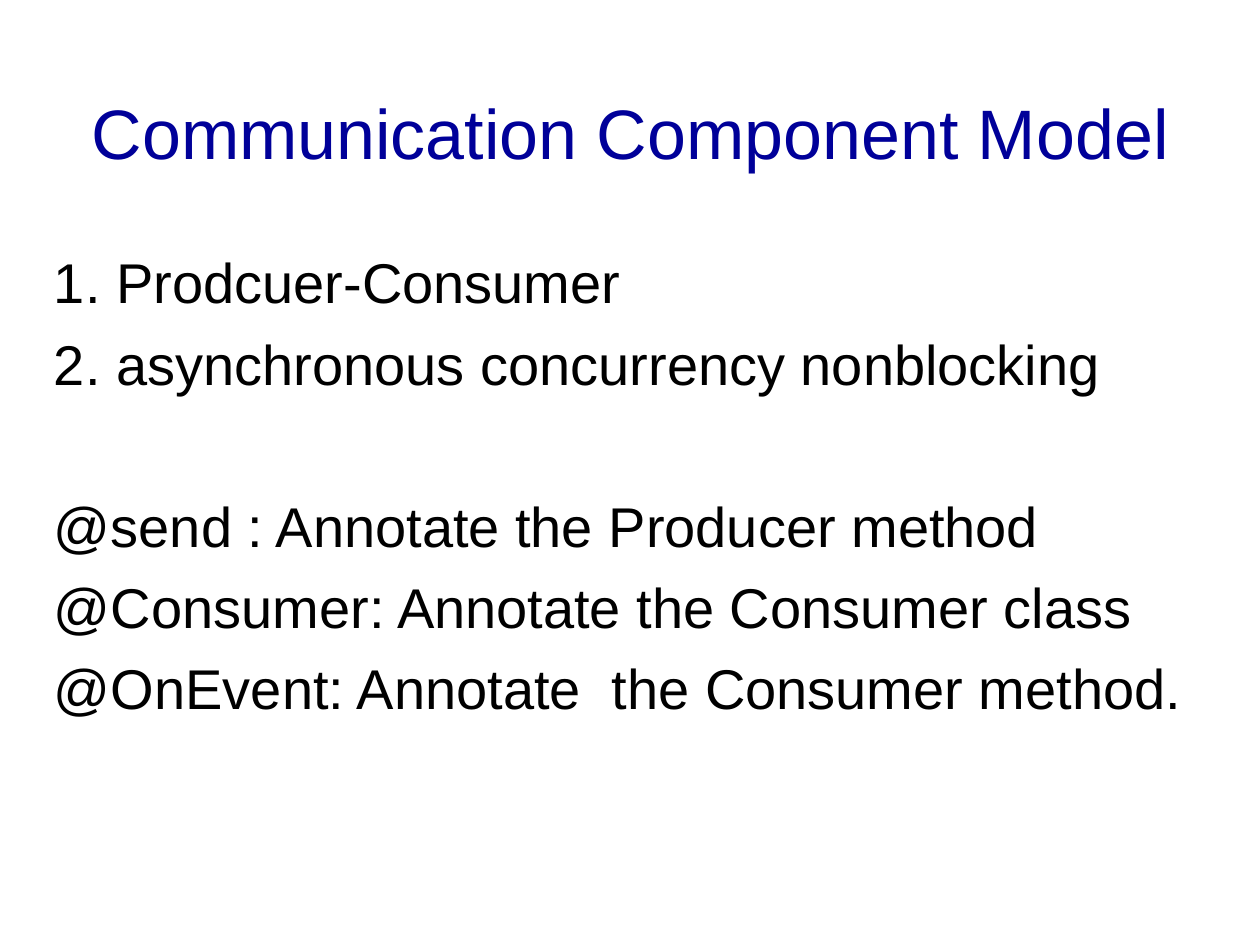
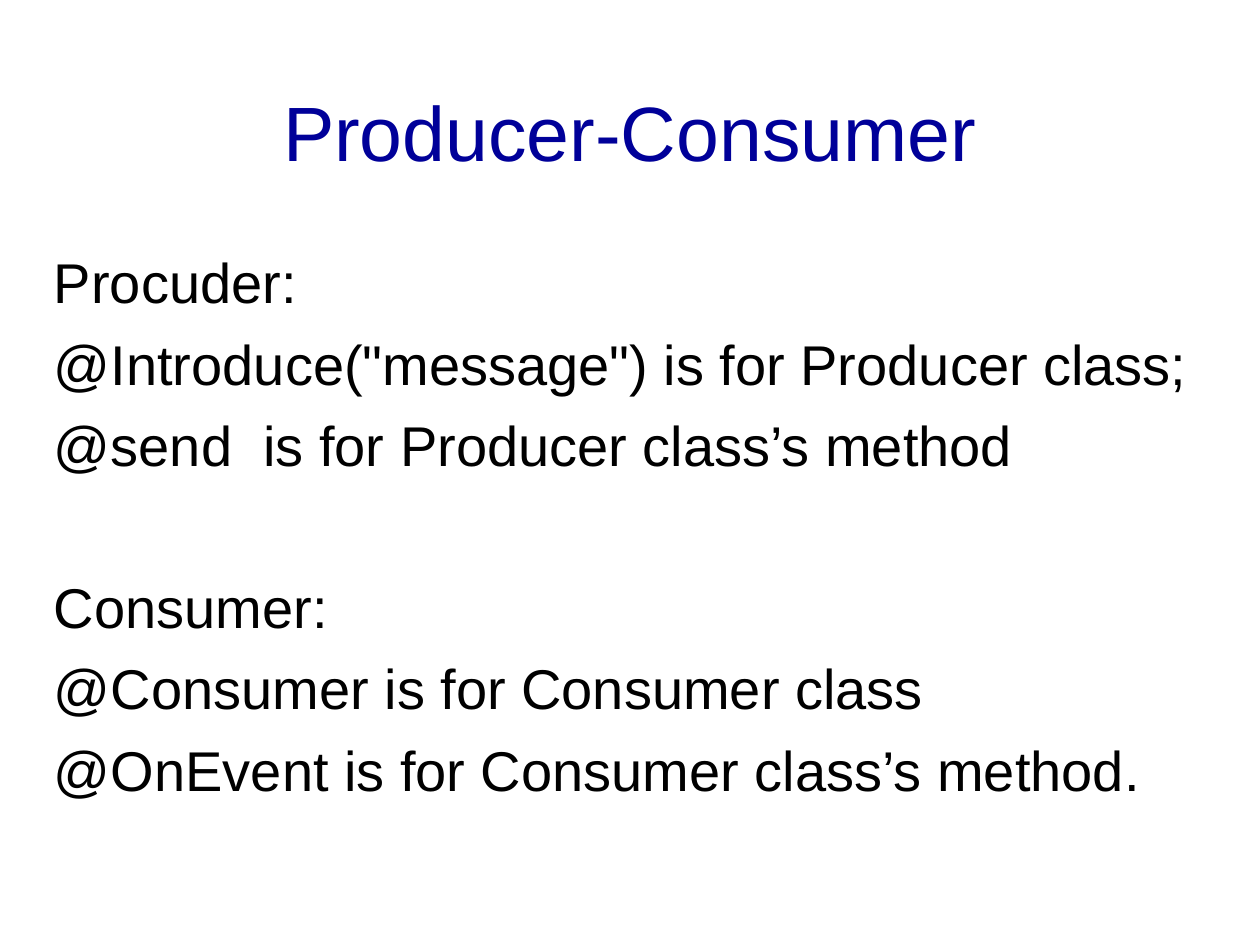
Before and after one commit to banq/jdonframework, a slide deck: slide 22 of doc/english/JdonFramework.ppt (slide 17 before the commit). Drawn at 1260x945 pixels with LibreOffice and Linux fonts; fonts in the diff are those of the drawing; background and template pictures are left out. Boxes give left, top, right and bottom in pixels: in the first picture for what was removed or moved away, otherwise in the second. Text is boxed around its words. In the diff, an @@ line names an element or a change of style, - is before the commit and + after.

```diff
--- a/doc/english/JdonFramework.ppt
+++ b/doc/english/JdonFramework.ppt
@@ title at (x1=283, y1=105, x2=976, y2=162): text changed; size 40 to 44 pt @@
-Communication Component Model
+Producer-Consumer
@@ text at (x1=54, y1=262, x2=1186, y2=799): text changed @@
-1. Prodcuer-Consumer
-2. asynchronous concurrency nonblocking
-@send : Annotate the Producer method
-@Consumer: Annotate the Consumer class
-@OnEvent: Annotate the Consumer method.
+Procuder:
+@Introduce("message") is for Producer class;
+@send is for Producer class’s method
+Consumer:
+@Consumer is for Consumer class
+@OnEvent is for Consumer class’s method.
```
Also in this commit, not shown: 5 other slides changed, 5 slides added, 1 slide removed, 1 other file.
